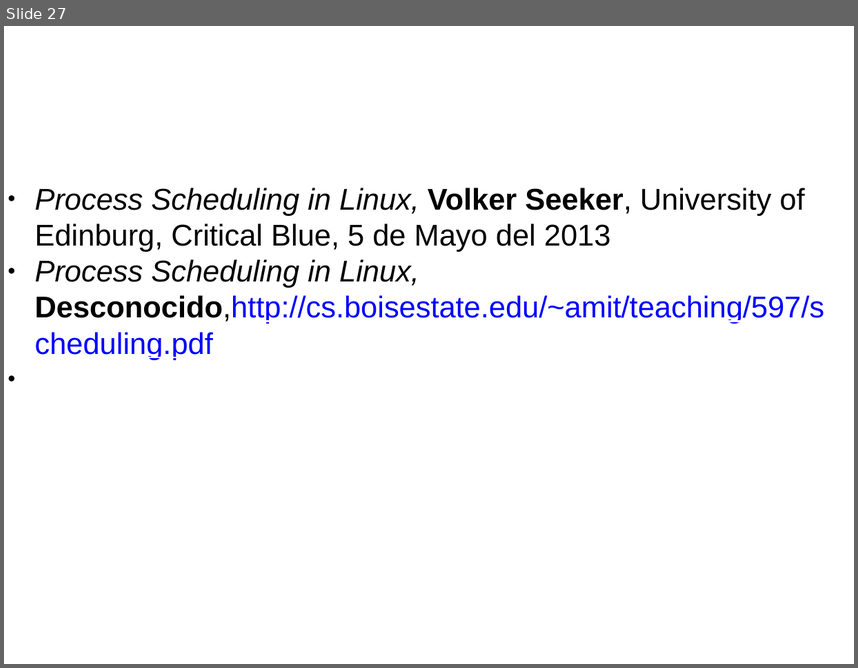
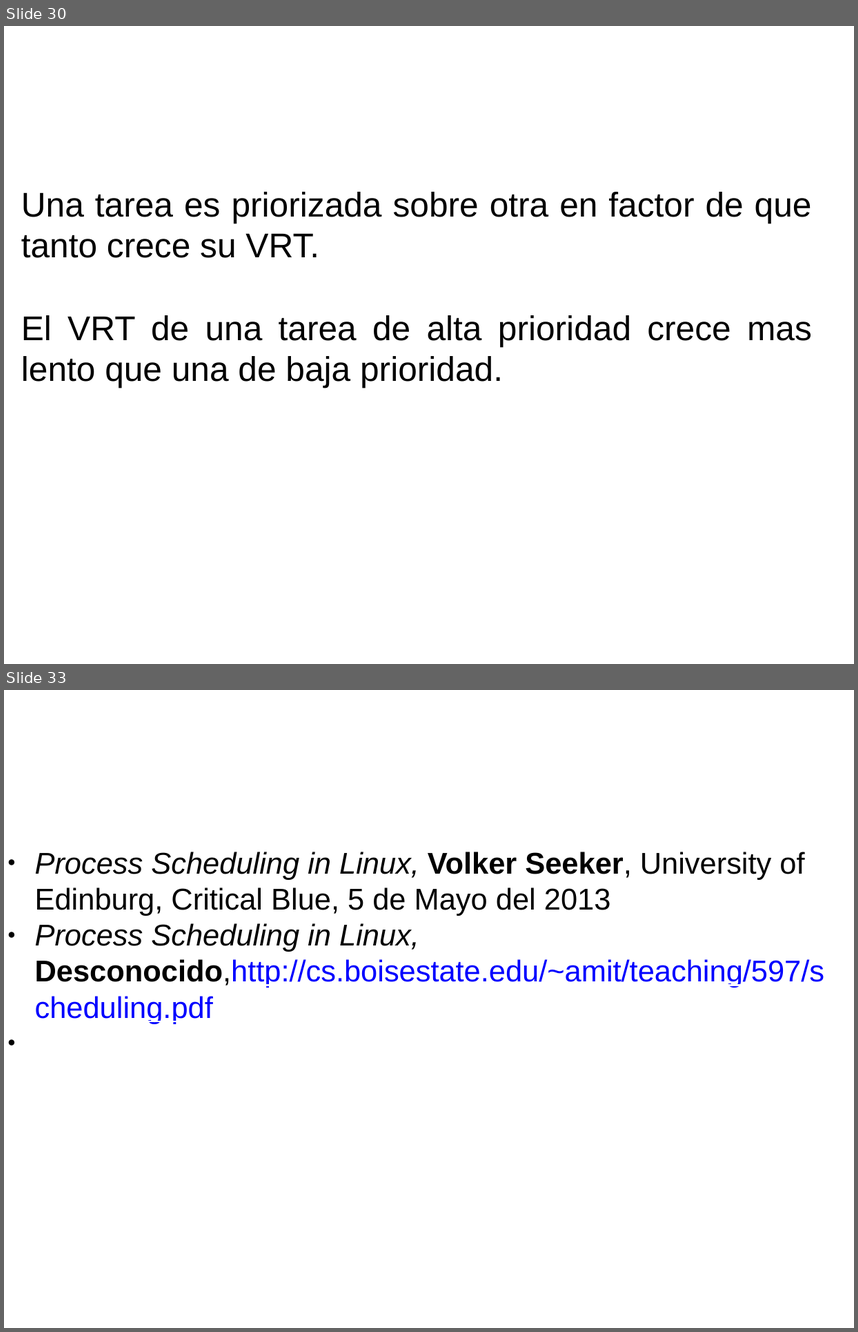
Before and after one commit to gwolf/clase-sistop-2017-01, a slide deck: exposiciones/planificadorCFS/planificadorCFS.pptx. Shown one above the other, each under a label of ours: slide 27 before the commit, slides 30 and 33 after it; the slides between them are not shown. The pictures are 858x668 and 858x1332 pixels, drawn with LibreOffice and Linux fonts; fonts in the diff are those of the drawing; background and template pictures are left out. Boxes give left, top, right and bottom in pixels: in the first picture for what was removed or moved away, otherwise in the second. Text is boxed around its words. In the diff, an @@ line names an element or a change of style, - is before the commit and + after.

```diff
--- a/exposiciones/planificadorCFS/planificadorCFS.pptx
+++ b/exposiciones/planificadorCFS/planificadorCFS.pptx
@@ slide 30 added at (4,26,854,664), background #FFFFFF @@
@@ text added at (25,41,749,163), 40 pt, text #FFFFFF @@
+5.2 Prioridades
@@ text added at (21,192,812,388), 32 pt, text #000000 @@
+Una tarea es priorizada sobre otra en factor de que tanto crece su VRT.
+El VRT de una tarea de alta prioridad crece mas lento que una de baja prioridad.
@@ what was slide 27 is now slide 33 @@
```
Also in this commit, not shown: 5 other slides added.
